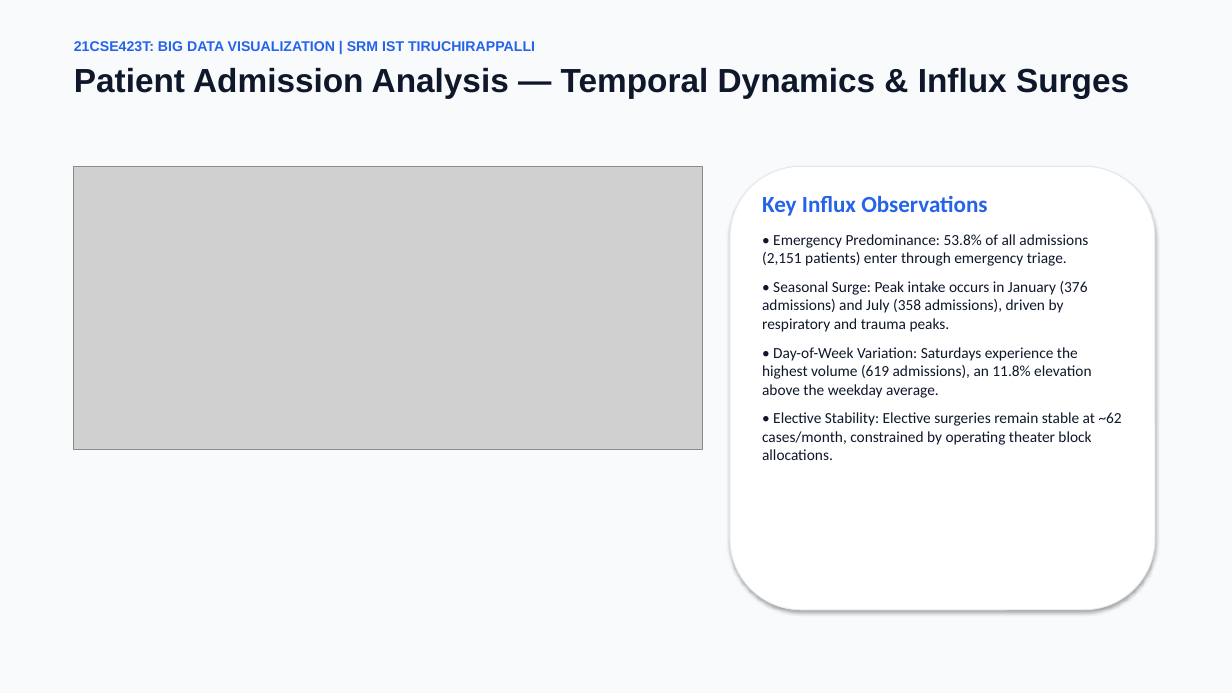
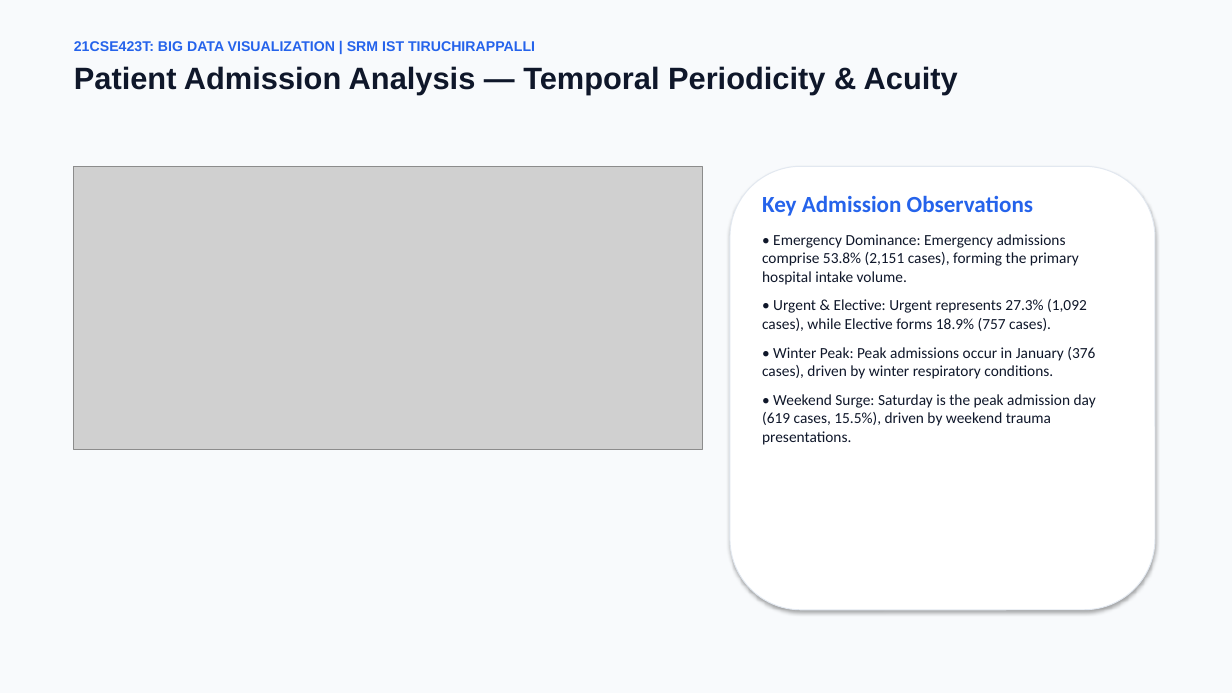
Before and after one commit to 000Shreeharish000/BDV-ASSIGNMENT, a slide deck: slide 7 of presentation/Hospital_Patient_Admission_Analysis_Presentation.pptx (slide 6 before the commit). Drawn at 1232x693 pixels with LibreOffice and Linux fonts; fonts in the diff are those of the drawing; grey boxes stand for pictures. Boxes give left, top, right and bottom in pixels: in the first picture for what was removed or moved away, otherwise in the second. Text is boxed around its words. In the diff, an @@ line names an element or a change of style, - is before the commit and + after.

```diff
--- a/presentation/Hospital_Patient_Admission_Analysis_Presentation.pptx
+++ b/presentation/Hospital_Patient_Admission_Analysis_Presentation.pptx
@@ text at bbox=[74, 66, 958, 95]: text changed; size 26 to 24 pt @@
-Patient Admission Analysis — Temporal Dynamics & Influx Surges
+Patient Admission Analysis — Temporal Periodicity & Acuity
@@ text at bbox=[762, 195, 1096, 445]: text changed @@
-Key Influx Observations
-• Emergency Predominance: 53.8% of all admissions (2,151 patients) enter through emergency triage.
-• Seasonal Surge: Peak intake occurs in January (376 admissions) and July (358 admissions), driven by respiratory and trauma peaks.
-• Day-of-Week Variation: Saturdays experience the highest volume (619 admissions), an 11.8% elevation above the weekday average.
-• Elective Stability: Elective surgeries remain stable at ~62 cases/month, constrained by operating theater block allocations.
+Key Admission Observations
+• Emergency Dominance: Emergency admissions comprise 53.8% (2,151 cases), forming the primary hospital intake volume.
+• Urgent & Elective: Urgent represents 27.3% (1,092 cases), while Elective forms 18.9% (757 cases).
+• Winter Peak: Peak admissions occur in January (376 cases), driven by winter respiratory conditions.
+• Weekend Surge: Saturday is the peak admission day (619 cases, 15.5%), driven by weekend trauma presentations.
```
Also in this commit, not shown: 6 other slides changed, 8 slides added, 5 slides removed, 14 other files.
